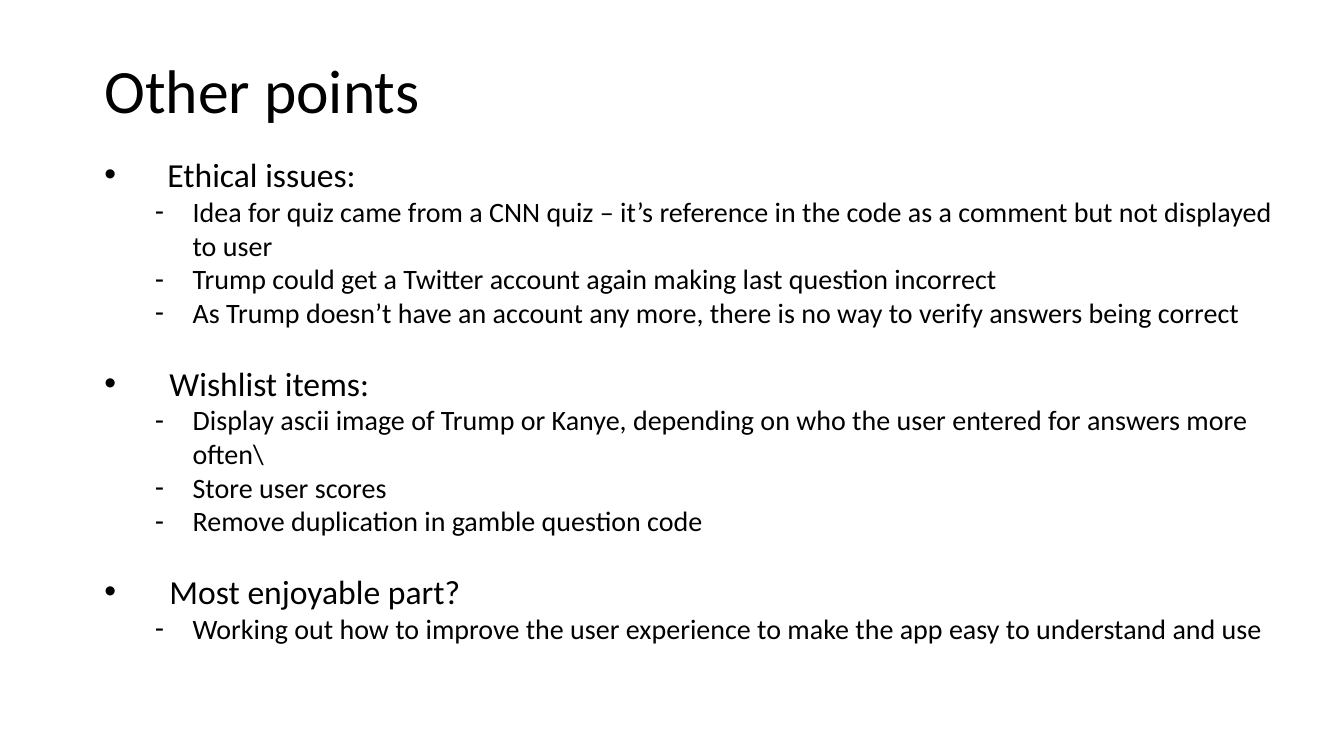
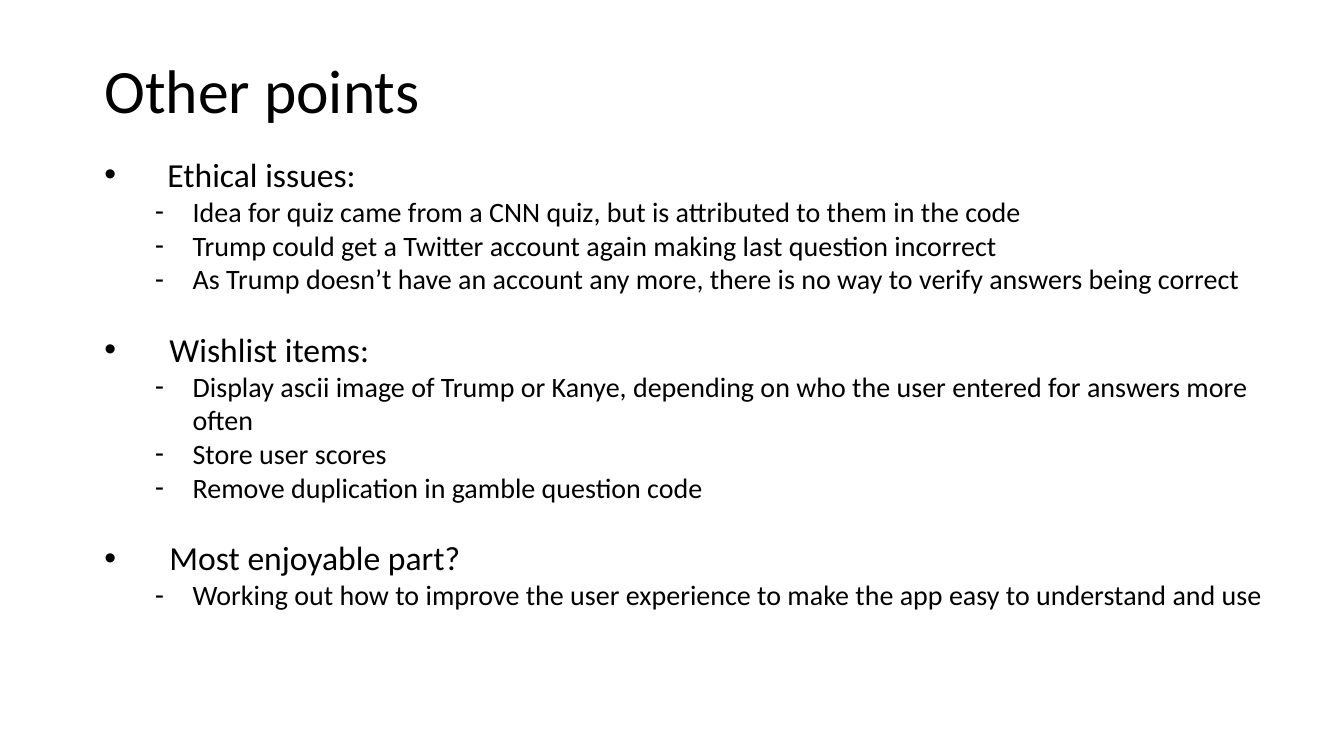
Before and after one commit to sarcah/Ruby-terminal-app, a slide deck: slide 9 of T1A3 presentation.pptx (slide 8 before the commit). Drawn at 1344x756 pixels with LibreOffice and Linux fonts; fonts in the diff are those of the drawing. Boxes give left, top, right and bottom in pixels: in the first picture for what was removed or moved away, otherwise in the second. Text is boxed around its words. In the diff, an @@ line names an element or a change of style, - is before the commit and + after.

```diff
--- a/T1A3 presentation.pptx
+++ b/T1A3 presentation.pptx
@@ text at [193, 202, 1020, 227]: text changed @@
-  – Idea for quiz came from a CNN quiz – it’s reference in the code as a comment but not displayed to user
+  – Idea for quiz came from a CNN quiz, but is attributed to them in the code
@@ text at [193, 377, 1247, 431]: text changed @@
-  – Display ascii image of Trump or Kanye, depending on who the user entered for answers more often\
+  – Display ascii image of Trump or Kanye, depending on who the user entered for answers more often
```
Also in this commit, not shown: 1 slide added, 1 other file.
